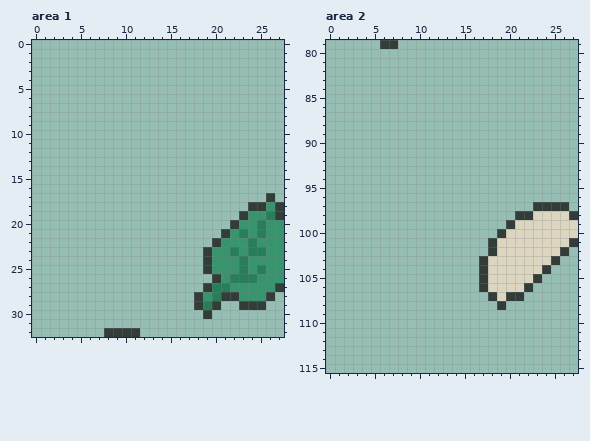
One commit to this pixel-art file: Assets/Graphics/AllItems.aseprite. The first picture shows the starting point.
169x128 pixels, 1 frame. Shown: area 1: x 0..27, y 0..32; area 2: x 0..27, y 79..115.
The same view after the edit:
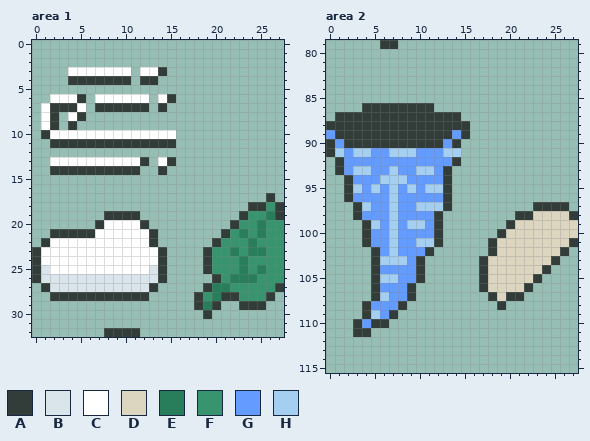
Palette (. is transparent): A #323c39  B #dae4eb  C #ffffff  D #dcd6c1  E #287d5a  F #37946e  G #639bff  H #a4cff0
From old to new:
Area 1, layer "Layer 2":
y 3: x 4..10 ....... -> CCCCCCC; x 12..14 ... -> CCA
y 4: x 4..10 ....... -> AAAAAAA; x 12..13 .. -> AA
y 6: x 2..5 .... -> CCCA; x 7..12 ...... -> CCCCCC; x 14..15 .. -> CA
y 7: x 1..5 ..... -> CAAAC; x 7..12 ...... -> AAAAAA; x 14 . -> A
y 8: x 1..2 .. -> CA; x 4..5 .. -> CA
y 9: x 1..2 .. -> CA; x 4 . -> A
y 10: x 1..15 ............... -> ACCCCCCCCCCCCCC
y 11: x 2..15 .............. -> AAAAAAAAAAAAAA
y 13: x 2..12 ........... -> CCCCCCCCCCA; x 14..15 .. -> CA
y 14: x 2..11 .......... -> AAAAAAAAAA; x 14 . -> A
y 19: x 8..11 .... -> AAAA
y 20: x 7..12 ...... -> ACCCCA
y 21: x 2..13 ............ -> AAAAACCCCCCA
y 22: x 1..13 ............. -> ACCCCCCCCCCCA
y 23..24: x 0..14 ............... -> ACCCCCCCCCCCCCA
y 25: x 0..14 ............... -> ABCCCCCCCCCCCBA
y 26: x 0..14 ............... -> ABBBBBBBBBBBBBA
y 27: x 1..13 ............. -> ABBBBBBBBBBBA
y 28: x 2..12 ........... -> AAAAAAAAAAA
Area 2, layer "Layer 2":
y 86: x 4..11 ........ -> AAAAAAAA
y 87: x 1..14 .............. -> AAAAAAAAAAAAAA
y 88: x 0..15 ................ -> AAAAAAAAAAAAAAAA
y 89: x 0..15 ................ -> GAAAAAAAAAAAAAGA
y 90: x 0..14 ............... -> AGAAAAAAAAAAAGA
y 91: x 0..14 ............... -> AHGHHGGHHHGGGHH
y 92: x 1..14 .............. -> AGGGGGGGGGGGGA
y 93: x 1..13 ............. -> AGHHGGHGGHHGA
y 94: x 2..13 ............ -> AGGGHHHGGGGA
y 95: x 2..13 ............ -> AHGHGHGHGHHA
y 96: x 2..13 ............ -> AGGGGHGGGGGA
y 97: x 3..13 ........... -> AHGGHGGHHHA
y 98: x 3..12 .......... -> AGGGHGGGGA
y 99: x 4..12 ......... -> AHGHGHHGA
y 100: x 4..12 ......... -> AGGHGGGGA
y 101: x 4..12 ......... -> AGGHGGHHA
y 102: x 5..11 ....... -> AGHGGGA
y 103: x 5..10 ...... -> AHHHGA
y 104: x 5..10 ...... -> AGGGGA
y 105: x 5..10 ...... -> AHHGGA
y 106: x 5..9 ..... -> AGGGA
y 107: x 5..9 ..... -> AHGGA
y 108: x 4..8 ..... -> AGGGA
y 109: x 4..7 .... -> AHGA
y 110: x 3..6 .... -> AGAA
y 111: x 3..4 .. -> AA
